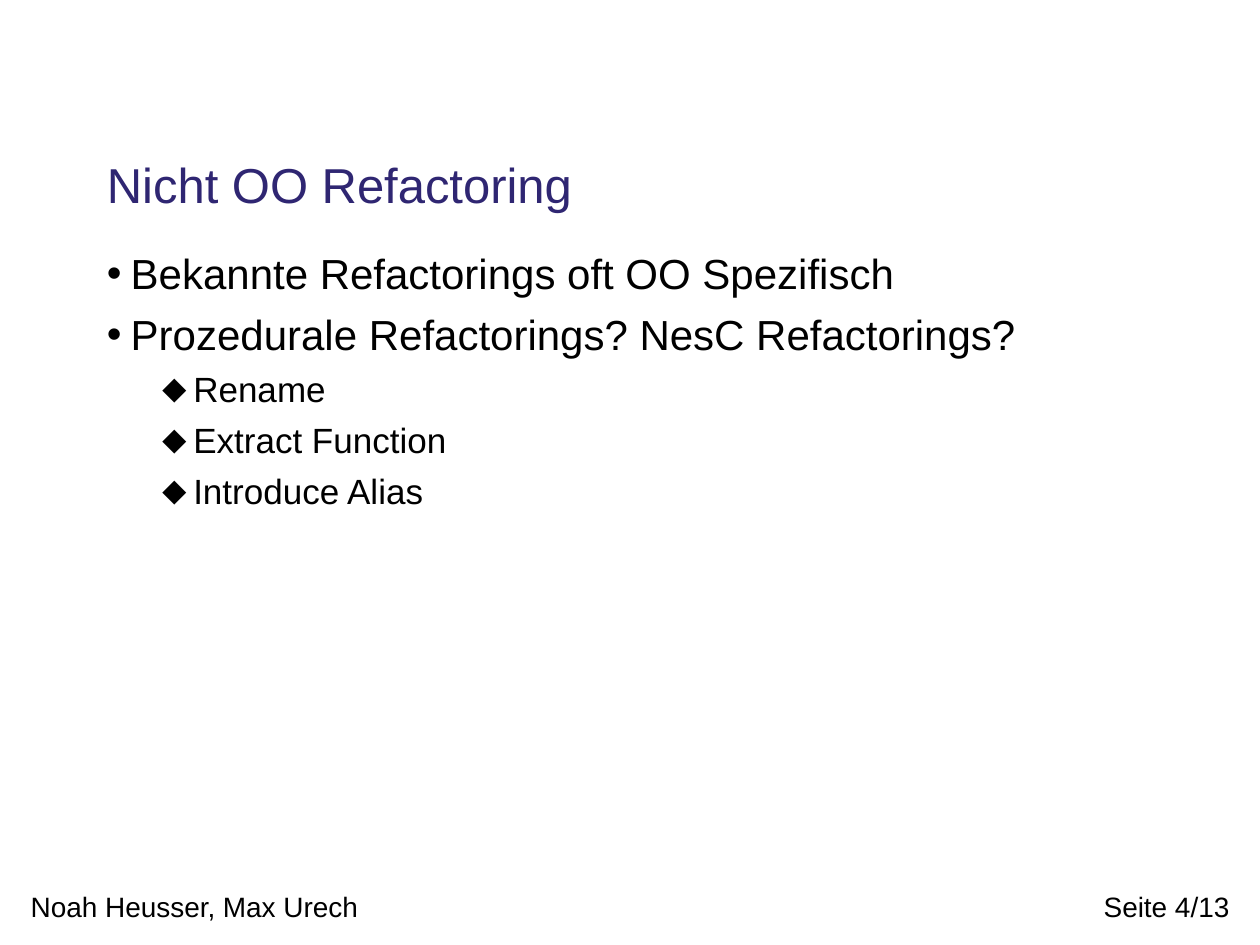
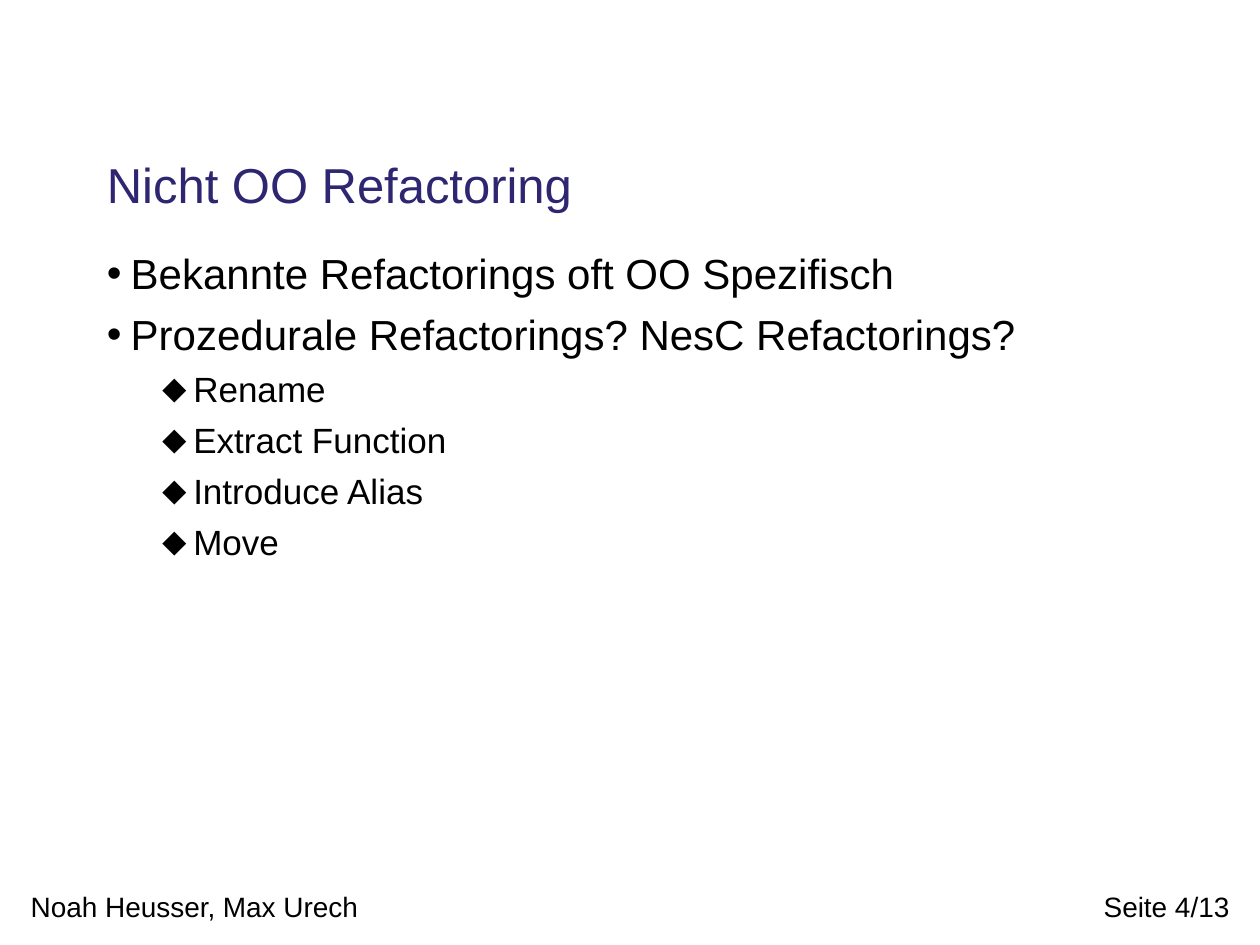
Before and after one commit to phsommer/yeti, a slide deck: slide 4 of TinyOS Refactoring/doc/presentation.odp. Drawn at 1260x945 pixels with LibreOffice and Linux fonts; fonts in the diff are those of the drawing; background and template pictures are left out. Boxes give left, top, right and bottom in pixels: in the first picture for what was removed or moved away, otherwise in the second. Text is boxed around its words. In the diff, an @@ line names an element or a change of style, - is before the commit and + after.

```diff
--- a/TinyOS Refactoring/doc/presentation.odp
+++ b/TinyOS Refactoring/doc/presentation.odp
@@ text at [193,531,279,556]: paragraph added @@
+  ⬥ Move
```
Also in this commit, not shown: 1 other slide changed.
